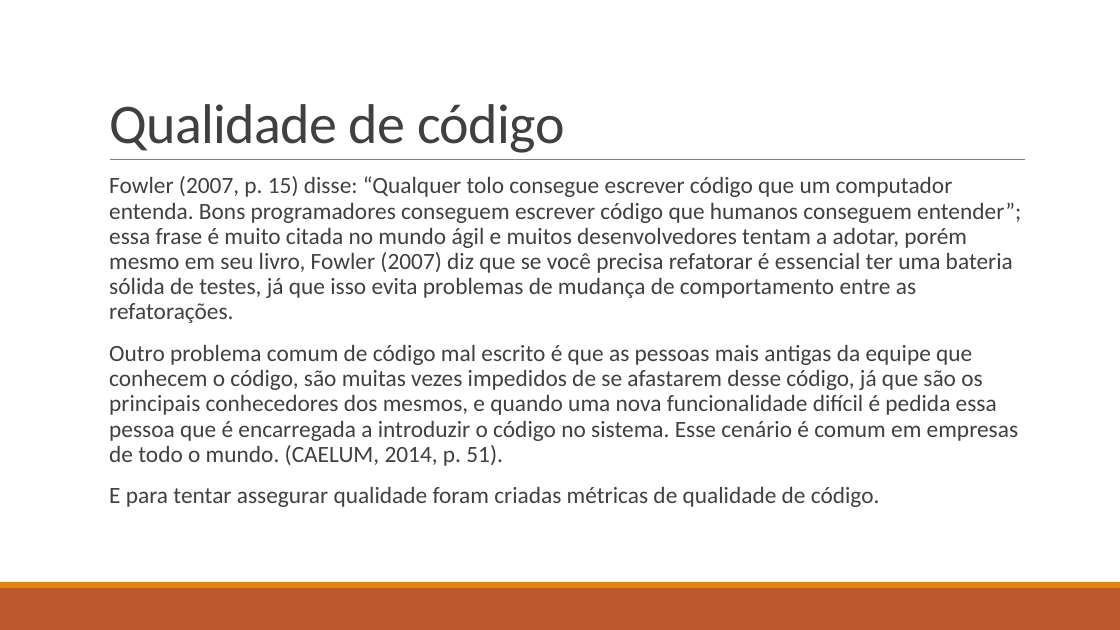
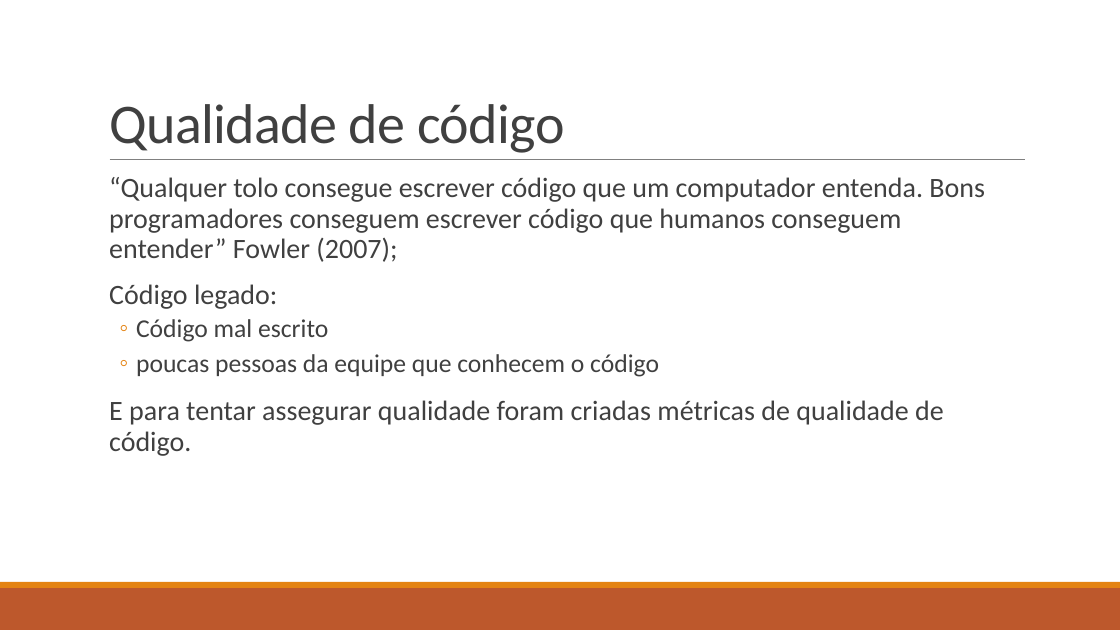
Before and after one commit to vtferrari/TCCGeradorEpub, a slide deck: slide 8 of doc/Test-Driven Development como alternativa de garantia de qualidade.pptx. Drawn at 1120x630 pixels with LibreOffice and Linux fonts; fonts in the diff are those of the drawing. Boxes give left, top, right and bottom in pixels: in the first picture for what was removed or moved away, otherwise in the second. Text is boxed around its words. In the diff, an @@ line names an element or a change of style, - is before the commit and + after.

```diff
--- a/doc/Test-Driven Development como alternativa de garantia de qualidade.pptx
+++ b/doc/Test-Driven Development como alternativa de garantia de qualidade.pptx
@@ text at (x1=109, y1=177, x2=985, y2=377): text changed; size 20 to 24 pt @@
-  Fowler (2007, p. 15) disse: “Qualquer tolo consegue escrever código que um computador entenda. Bons programadores conseguem escrever código que humanos conseguem entender”; essa frase é muito citada no mundo ágil e muitos desenvolvedores tentam a adotar, porém mesmo em seu livro, Fowler (2007) diz que se você precisa refatorar é essencial ter uma bateria sólida de testes, já que isso evita problemas de mudança de comportamento entre as refatorações.
-  Outro problema comum de código mal escrito é que as pessoas mais antigas da equipe que conhecem o código, são muitas vezes impedidos de se afastarem desse código, já que são os principais conhecedores dos mesmos, e quando uma nova funcionalidade difícil é pedida essa pessoa que é encarregada a introduzir o código no sistema. Esse cenário é comum em empresas de todo o mundo. (CAELUM, 2014, p. 51).
+  “Qualquer tolo consegue escrever código que um computador entenda. Bons programadores conseguem escrever código que humanos conseguem entender” Fowler (2007);
+  Código legado:
+  ◦ Código mal escrito
+  ◦ poucas pessoas da equipe que conhecem o código
@@ text at (x1=109, y1=400, x2=944, y2=456): size 20 to 24 pt in "E para tentar assegurar qualidade foram criadas ..." @@
```
Also in this commit, not shown: 10 other slides changed, 2 slides added, 1 slide removed.
